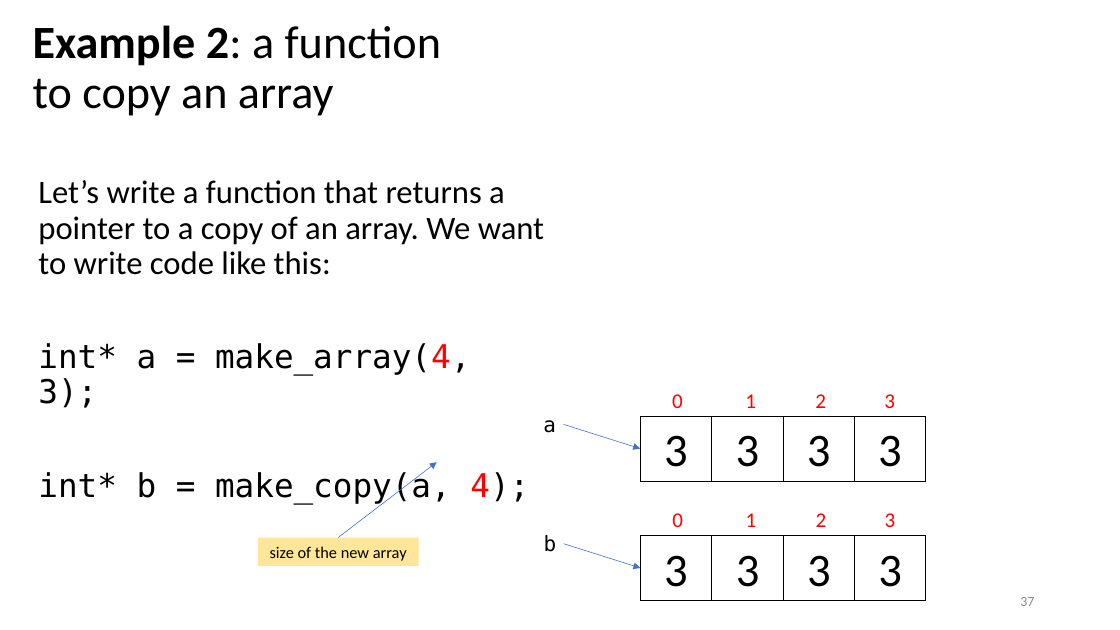
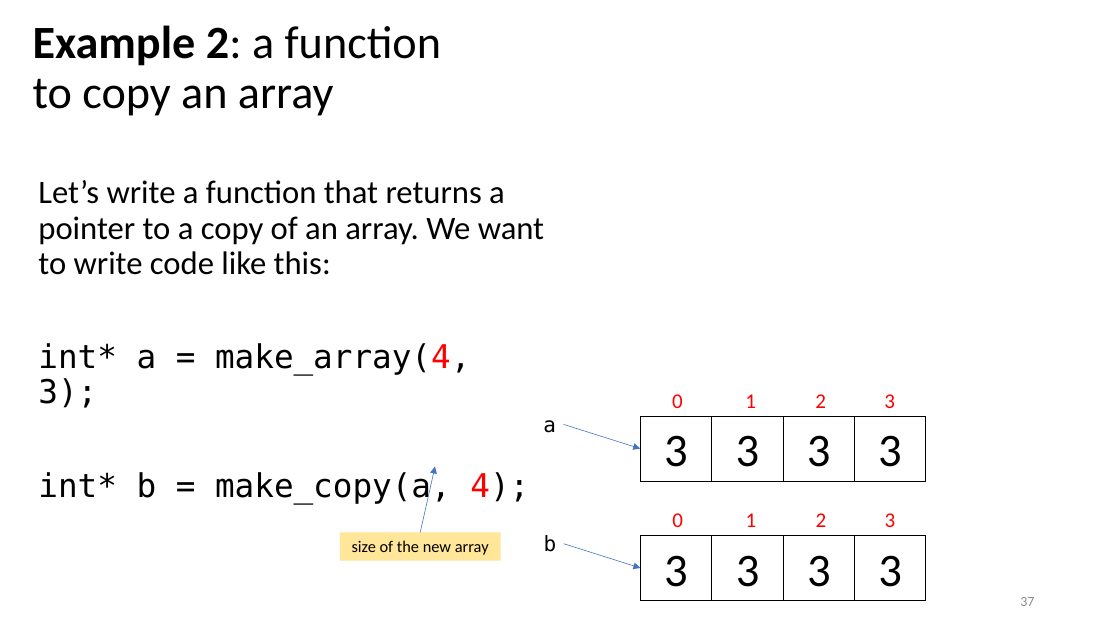
Before and after one commit to tjd1234/cmpt135spring2024, a slide deck: slide 37 of sample_code/week3/week3_cmpt135.pptx. Drawn at 1120x630 pixels with LibreOffice and Linux fonts; fonts in the diff are those of the drawing. Boxes give left, top, right and bottom in pixels: in the first picture for what was removed or moved away, otherwise in the second. Text is boxed around its words. In the diff, an @@ line names an element or a change of style, - is before the commit and + after.

```diff
--- a/sample_code/week3/week3_cmpt135.pptx
+++ b/sample_code/week3/week3_cmpt135.pptx
@@ arrow moved from (339, 538) - (437, 462) to (420, 533) - (435, 466) @@
@@ rectangle "size of the new array": place and size @@
-rectangle "size of the new array" at [258,538,418,566]
+rectangle "size of the new array" at [340,533,501,561]
```
Also in this commit, not shown: 5 other slides changed, 3 slides added.
